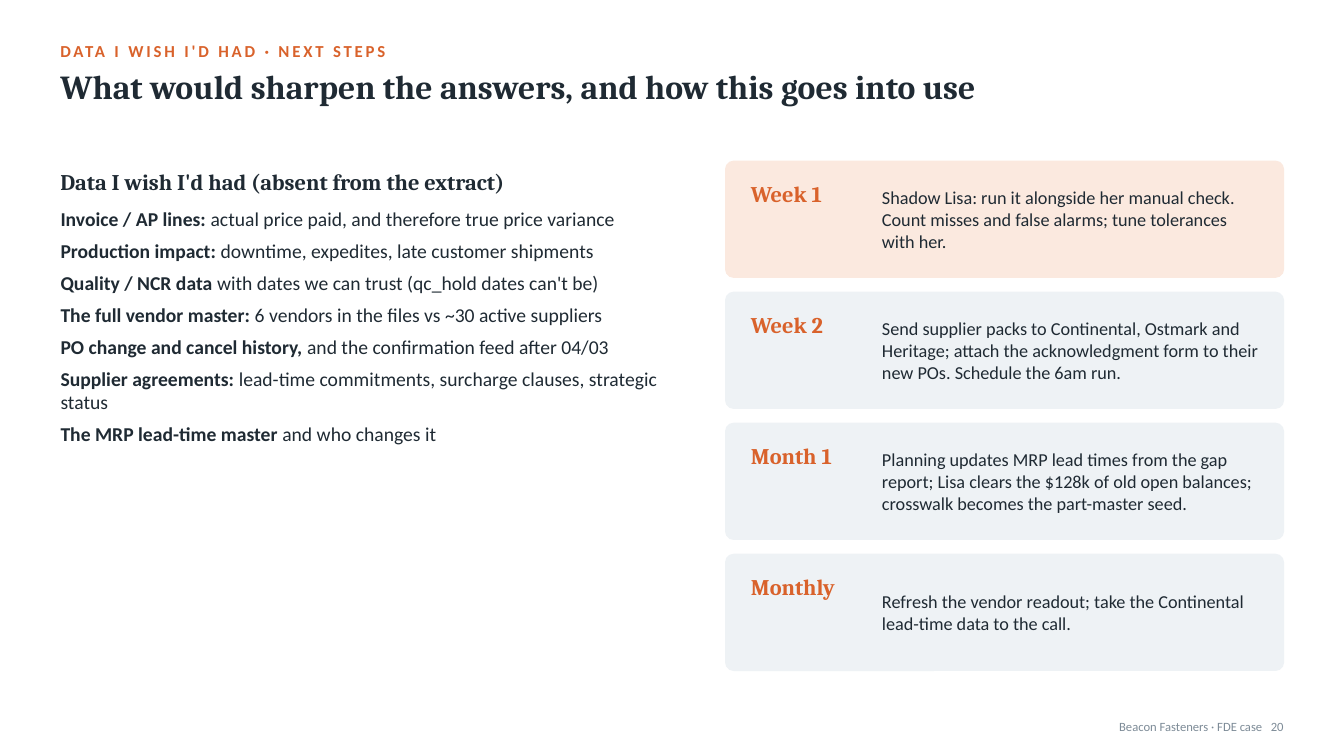
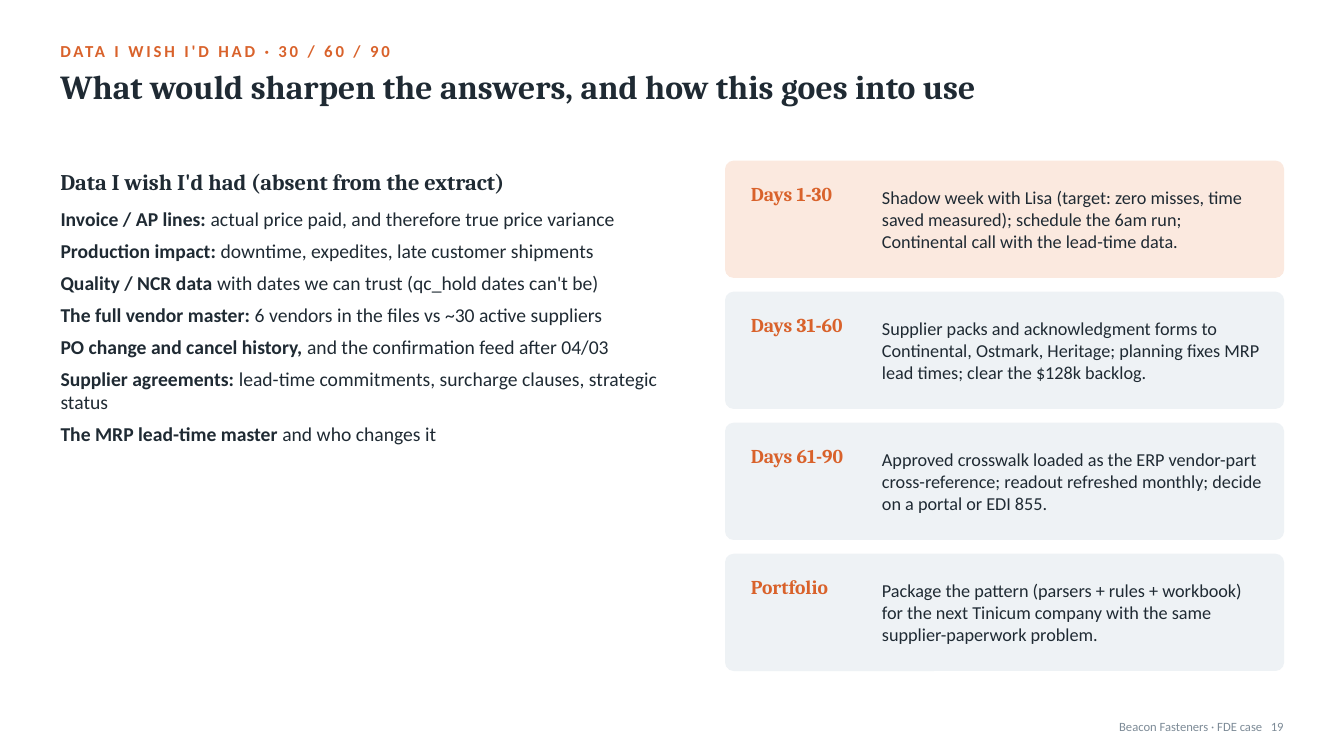
Before and after one commit to SmritaPandey/BeaconFasteners, a slide deck: slide 19 of Beacon Superday-Submission/presentation/Beacon_FDE_Casestudy.pptx (slide 20 before the commit). Drawn at 1344x756 pixels with LibreOffice and Linux fonts; fonts in the diff are those of the drawing. Boxes give left, top, right and bottom in pixels: in the first picture for what was removed or moved away, otherwise in the second. Text is boxed around its words. In the diff, an @@ line names an element or a change of style, - is before the commit and + after.

```diff
--- a/Beacon Superday-Submission/presentation/Beacon_FDE_Casestudy.pptx
+++ b/Beacon Superday-Submission/presentation/Beacon_FDE_Casestudy.pptx
@@ text at (751,187,833,206): text changed; size 16 to 14 pt @@
-Week 1
+Days 1-30
@@ text at (882,191,1242,248): text changed @@
-Shadow Lisa: run it alongside her manual check. Count misses and false alarms; tune tolerances with her.
+Shadow week with Lisa (target: zero misses, time saved measured); schedule the 6am run; Continental call with the lead-time data.
@@ text at (751,318,843,337): text changed; size 16 to 14 pt @@
-Week 2
+Days 31-60
@@ text at (882,322,1259,382): text changed @@
-Send supplier packs to Continental, Ostmark and Heritage; attach the acknowledgment form to their new POs. Schedule the 6am run.
+Supplier packs and acknowledgment forms to Continental, Ostmark, Heritage; planning fixes MRP lead times; clear the $128k backlog.
@@ text at (751,449,844,468): text changed; size 16 to 14 pt @@
-Month 1
+Days 61-90
@@ text at (882,453,1261,513): text changed @@
-Planning updates MRP lead times from the gap report; Lisa clears the $128k of old open balances; crosswalk becomes the part-master seed.
+Approved crosswalk loaded as the ERP vendor-part cross-reference; readout refreshed monthly; decide on a portal or EDI 855.
@@ text at (751,580,828,594): text changed; size 16 to 14 pt @@
-Monthly
+Portfolio
@@ text at (882,584,1241,644): text changed @@
-Refresh the vendor readout; take the Continental lead-time data to the call.
+Package the pattern (parsers + rules + workbook) for the next Tinicum company with the same supplier-paperwork problem.
@@ text at (1119,723,1284,731): text changed @@
-Beacon Fasteners · FDE case 20
+Beacon Fasteners · FDE case 19
```
Also in this commit, not shown: 15 other slides changed, 5 slides added, 2 slides removed, 18 other files.
